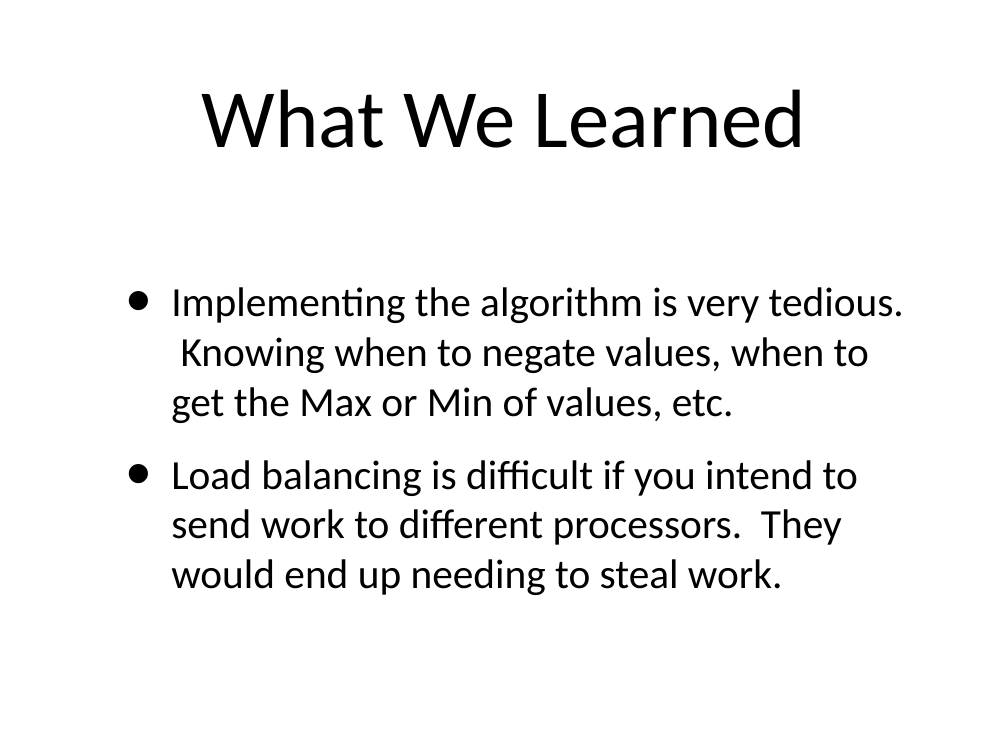
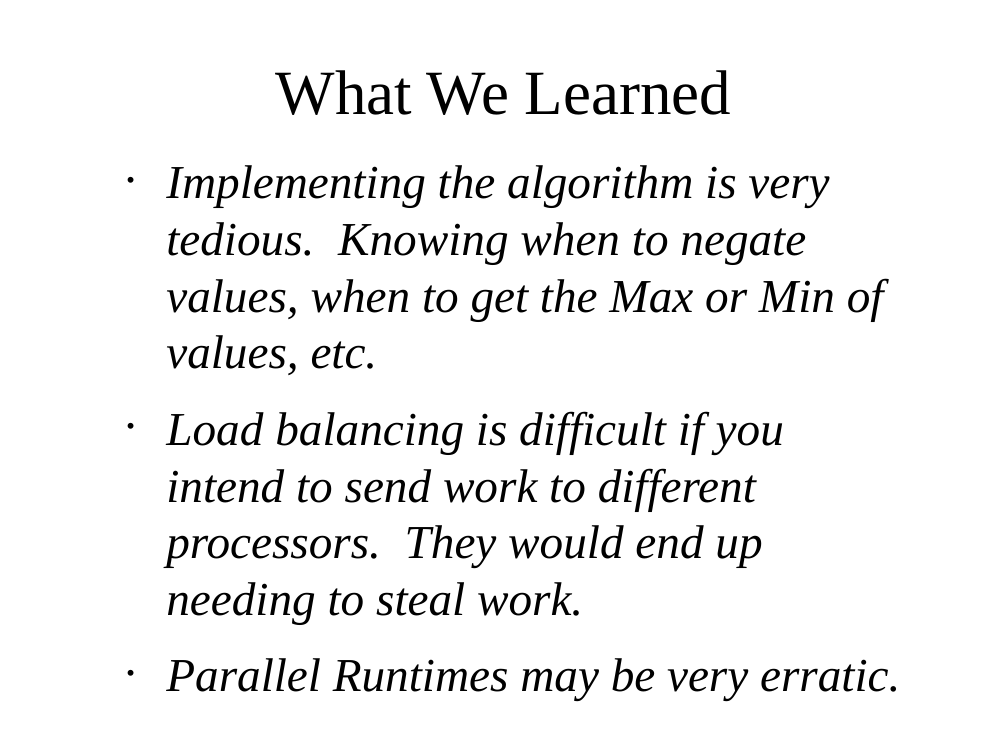
Before and after one commit to amod0017/rit-othello, a slide deck: slide 36 of Othello/other/Othello-Presentation-2.ppt (slide 35 before the commit). Drawn at 1008x756 pixels with LibreOffice and Linux fonts; fonts in the diff are those of the drawing; background and template pictures are left out. Boxes give left, top, right and bottom in pixels: in the first picture for what was removed or moved away, otherwise in the second. Text is boxed around its words. In the diff, an @@ line names an element or a change of style, - is before the commit and + after.

Commit message:
- Merged Presentations - Added Styling (I still have the original if it looks weird on a PPT)

```diff
--- a/Othello/other/Othello-Presentation-2.ppt
+++ b/Othello/other/Othello-Presentation-2.ppt
@@ title "What We Learned": place and size @@
-title "What We Learned" at box(202, 89, 806, 148)
+title "What We Learned" at box(276, 70, 731, 115)
@@ title "What We Learned" at box(276, 70, 731, 115): size 84 to 64 pt, font Calibri to Times New Roman @@
@@ text "Implementing the algorithm is very ...": place and size @@
-text "Implementing the algorithm is very ..." at box(171, 287, 904, 595)
+text "Implementing the algorithm is very ..." at box(166, 165, 900, 701)
@@ text at box(166, 165, 884, 624): size 42 to 48 pt, font Calibri to Times New Roman, italic on in "Implementing the algorithm is very tedious. Knowing ...", "Load balancing is difficult if you intend ..."; indent changed; less space between paragraphs @@
@@ text at box(166, 658, 900, 701): paragraph added @@
+• Parallel Runtimes may be very erratic.
```
Also in this commit, not shown: 30 other slides changed, 8 slides added, 5 slides removed.
